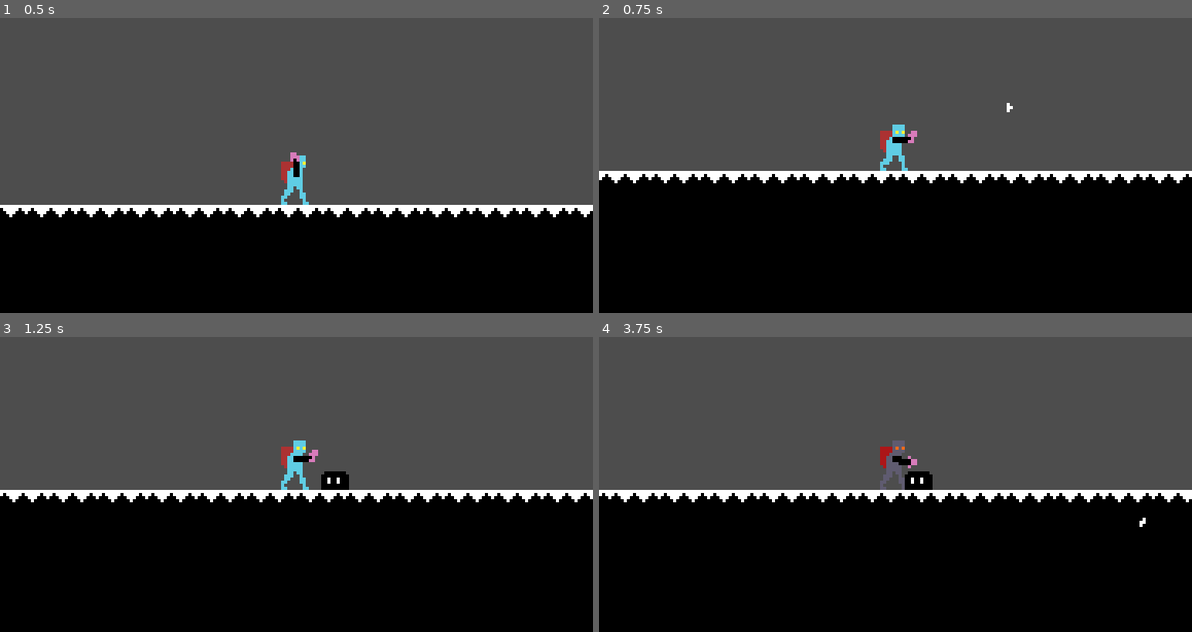
Above: before the commit, frames 1-4 (two rows, left to right).
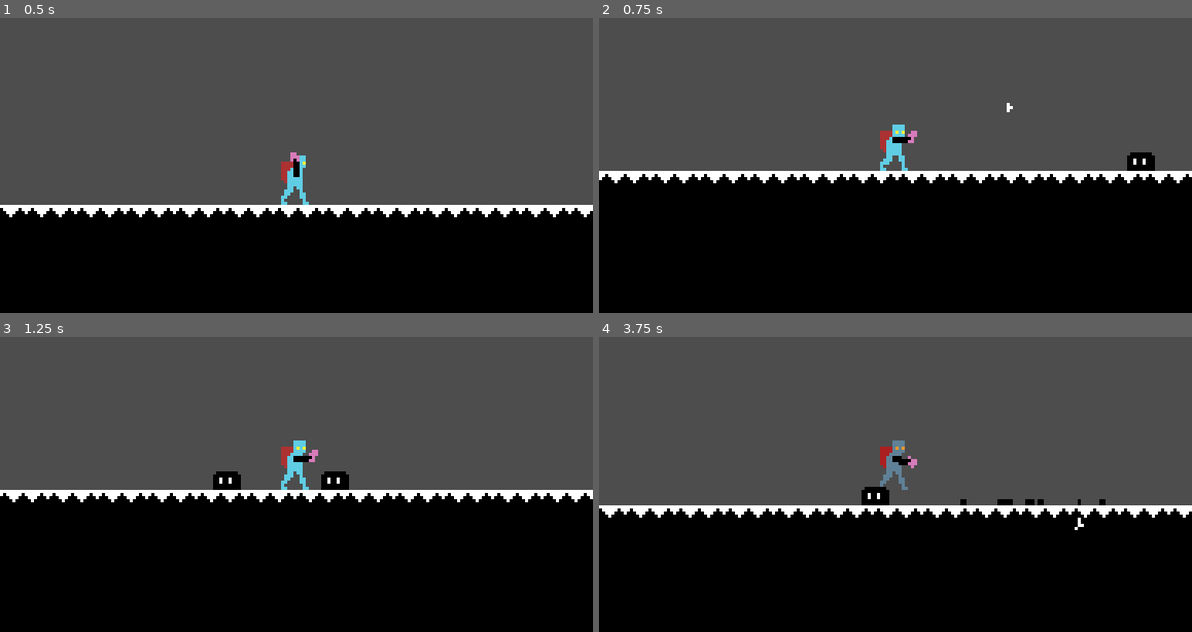
Above: after the commit, the same moments.

Repository: Bbubbee/Qman
Game: Godot game, scene res://scenes/main/main.tscn
The game is run twice, just before and just after one commit, with the same random seed, the same clock (stepped at 60 frames per second) and the same inputs.
Inputs (mouse positions are in pixels of both pictures, inside the frame that each line leads up to):
- Up to frame 1 (0.5 s): no input
- Up to frame 2 (0.75 s): move the mouse to (1025, 130) at 0.52 s; press the mouse at (1025, 130) at 0.53 s; hold D (right) from 0.53 s (still down)
- Up to frame 3 (1.25 s): keep holding D (right); tap Space (jump) at 0.77 s
- Up to frame 4 (3.75 s): move the mouse to (776, 481) at 1.27 s; release the mouse at (776, 481) at 1.28 s; click (776, 481) at 1.35 s; tap Space (jump) at 1.52, 3.02 s; move the mouse to (954, 393) at 2.02 s; release D (right) at 2.03 s; press the mouse at (954, 393) at 2.03 s; hold A (left) 2.03-2.78 s; move the mouse to (865, 531) at 2.77 s; release the mouse at (865, 531) at 2.78 s; hold D (right) from 2.78 s (still down); click (865, 531) at 2.85 s; move the mouse to (1073, 514) at 3.52 s; press the mouse at (1073, 514) at 3.53 s

Frame 1 is identical in both runs. In frame 2, 0.3% of the frame differs, in the area x 89-94%, y 45-52%; in frame 3, 0.3%; in frame 4, 8.1%, in the area x 0-100%, y 35-66%.

Commit message:
++ dust particle physics

Diff:
--- a/scenes/dust_particles/dust_particle.gd
+++ b/scenes/dust_particles/dust_particle.gd
@@ -1,17 +1,43 @@
-extends CharacterBody2D
+extends RigidBody2D
 
 
-const SPEED = 300.0
-const JUMP_VELOCITY = -400.0
 
-# Get the gravity from the project settings to be synced with RigidBody nodes.
-var gravity: int = ProjectSettings.get_setting("physics/2d/default_gravity")
+func _ready() -> void:
+	var x = randf_range(100, 200)
+	var y = randf_range(-100, -200)
+	apply_impulse(Vector2(x, y), self.position)
+#
+#const SPEED = 400.0
+#const JUMP_VELOCITY = -400.0
+#
+## Get the gravity from the project settings to be synced with RigidBody nodes.
+#var gravity: int = ProjectSettings.get_setting("physics/2d/default_gravity")
+#
+#func _ready() -> void:
+	#velocity.y = JUMP_VELOCITY
+	#velocity.x = SPEED
+	#
+#
+#
+#func init(direction: Vector2):
+	#pass
+	#
+#
+#
+#func _physics_process(delta: float) -> void:
+	##velocity.x = move_toward(velocity.x, 0, 1)
+	#
+	## Move the x velocity to zero by gravity (or some value) * delta.
+	#if velocity.x > 0:
+		#velocity.x = maxf(velocity.x - gravity * delta, 0)
+	#elif velocity.x < 0:
+		#velocity.x = minf(velocity.x + gravity * delta, 0)
+	#else:
+		#velocity.x = 0
+	#
+	## Add the gravity.
+	#if not is_on_floor():
+		#velocity.y += gravity * delta
 
 
-func _physics_process(delta: float) -> void:
-	# Add the gravity.
-	if not is_on_floor():
-		velocity.y += gravity * delta
-
-
-	move_and_slide()
+	#move_and_slide()
--- a/scenes/dust_particles/dust_particle.tscn
+++ b/scenes/dust_particles/dust_particle.tscn
@@ -2,7 +2,7 @@
 
 [ext_resource type="Script" path="res://scenes/dust_particles/dust_particle.gd" id="1_hxhb6"]
 
-[node name="DustParticle" type="CharacterBody2D"]
+[node name="DustParticle" type="RigidBody2D"]
 collision_layer = 0
 collision_mask = 9
 script = ExtResource("1_hxhb6")
--- a/scenes/enemies/basic_enemy/enemy_death_state.gd
+++ b/scenes/enemies/basic_enemy/enemy_death_state.gd
@@ -4,7 +4,7 @@
 func enter(_enter_params = null):
 	actor.animator.play("death")
 
-	Events.spawn_particles.emit(actor.position)
+	Events.spawn_particles.emit(actor.position, 10)
 
 	# Spawn a bunch of dust particles
 	#for x in randi_range(3, 15):
--- a/scenes/main/events.gd
+++ b/scenes/main/events.gd
@@ -1,3 +1,3 @@
 extends Node
 
-signal spawn_particles(pos: Vector2)
+signal spawn_particles(pos: Vector2, count: int)
--- a/scenes/main/main.tscn
+++ b/scenes/main/main.tscn
@@ -34,5 +34,14 @@
 [node name="DustBaby" parent="Actors" instance=ExtResource("5_00mne")]
 position = Vector2(134, 59)
 
+[node name="DustBaby2" parent="Actors" instance=ExtResource("5_00mne")]
+position = Vector2(134, 59)
+
+[node name="DustBaby3" parent="Actors" instance=ExtResource("5_00mne")]
+position = Vector2(134, 59)
+
+[node name="DustBaby4" parent="Actors" instance=ExtResource("5_00mne")]
+position = Vector2(134, 59)
+
 [node name="ParticleSpawner" type="Node2D" parent="."]
 script = ExtResource("6_laqpe")
--- a/scenes/main/particle_spawner.gd
+++ b/scenes/main/particle_spawner.gd
@@ -9,10 +9,9 @@
 	Events.spawn_particles.connect(_on_spawn_particles)
 
 
-func _on_spawn_particles(pos: Vector2):
-	print("Spawn particles")
-	for i in randi_range(8, 15):
-		print("spawning a dist")
+## Spawn a set amount of particles based on the count.
+func _on_spawn_particles(pos: Vector2, count: int):
+	for i in randi_range(count, (count+(count*0.35)) ):
 		var dust = DUST_PARTICLE.instantiate()
-		dust.position = pos + Vector2(i*5, 0)
+		dust.position = pos + Vector2(5, 0)
 		self.add_child(dust)
